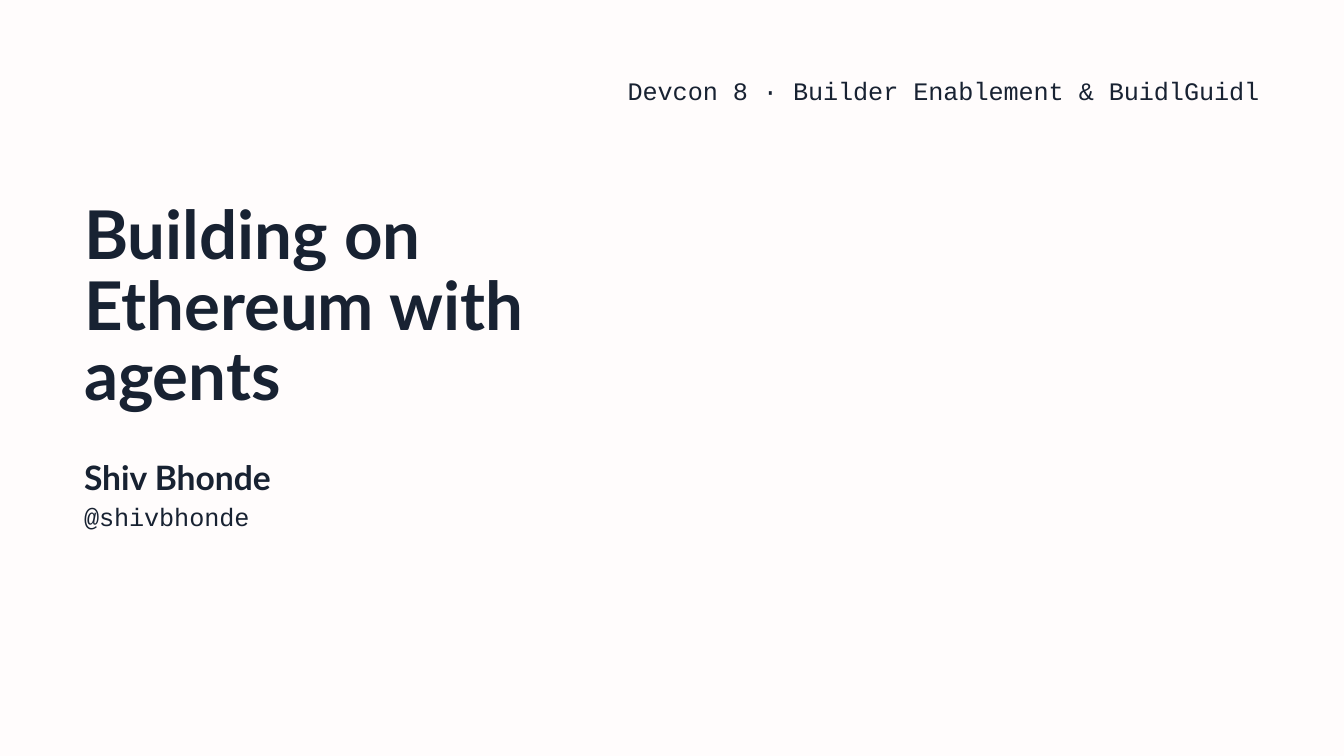
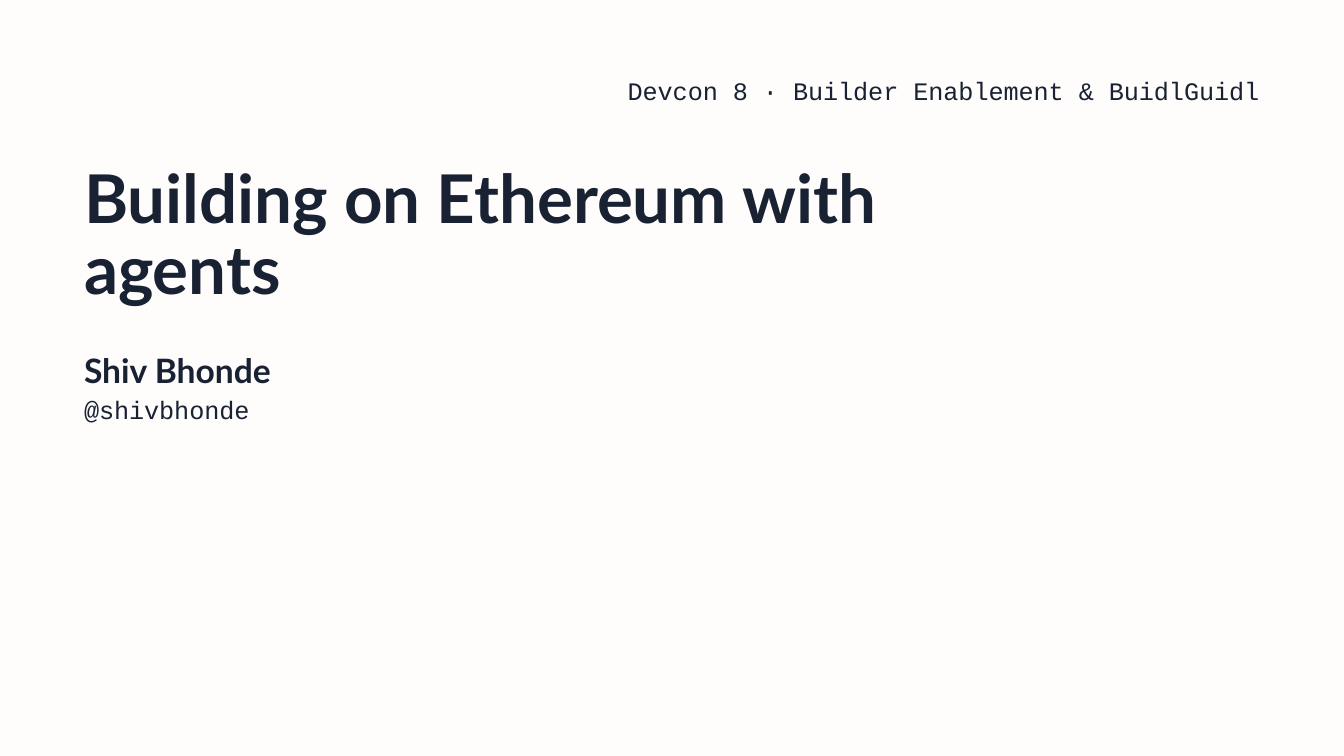
Before and after one commit to technophile-04/devcon-8-mumbai, a slide deck: slide 1 of template/buidlguidl-devcon8.pptx. Drawn at 1344x756 pixels with LibreOffice and Linux fonts; fonts in the diff are those of the drawing; background and template pictures are left out. Boxes give left, top, right and bottom in pixels: in the first picture for what was removed or moved away, otherwise in the second. Text is boxed around its words. In the diff, an @@ line names an element or a change of style, - is before the commit and + after.

```diff
--- a/template/buidlguidl-devcon8.pptx
+++ b/template/buidlguidl-devcon8.pptx
@@ title "Building on Ethereum with agents" rewrapped from (x1=84, y1=209, x2=523, y2=412) to (x1=84, y1=173, x2=876, y2=306) @@
@@ text "Shiv Bhonde" moved from (x1=84, y1=465, x2=271, y2=491) to (x1=84, y1=358, x2=271, y2=384) @@
@@ text "@shivbhonde" moved from (x1=84, y1=507, x2=249, y2=530) to (x1=84, y1=401, x2=249, y2=423) @@
```
Also in this commit, not shown: 2 other slides changed, 8 other files.
